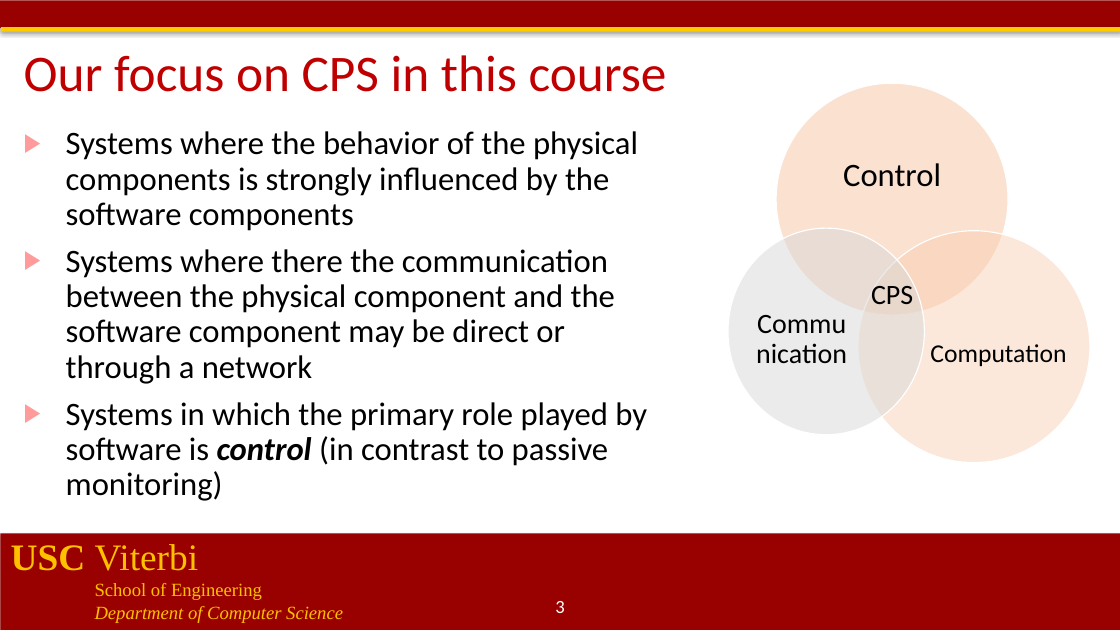
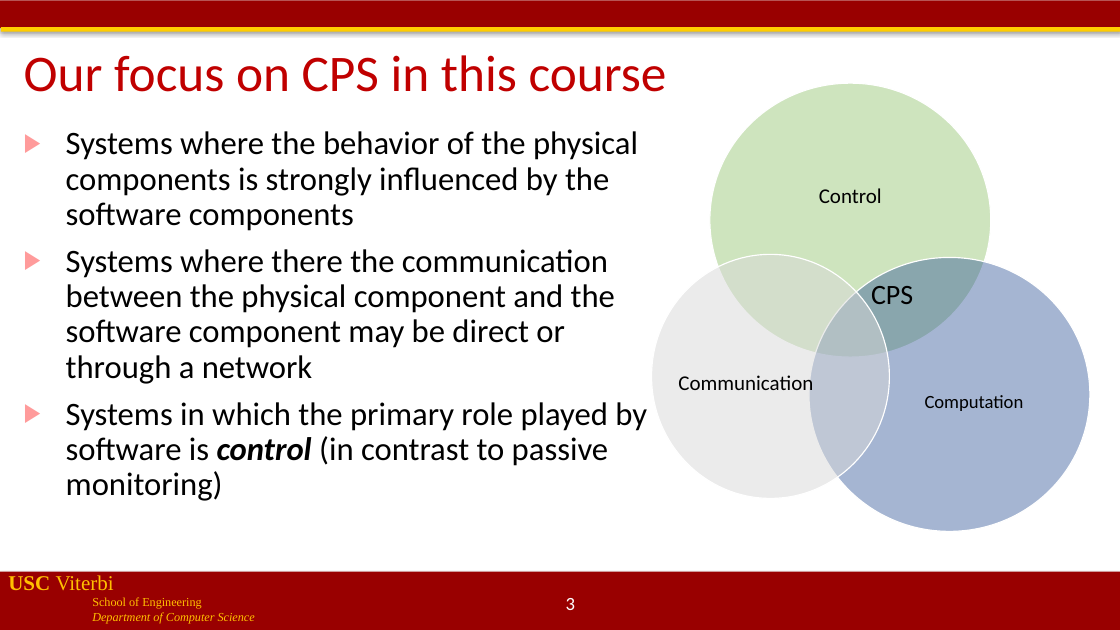
Before and after one commit to jdeshmukh/jdeshmukh.github.io, a slide deck: slide 3 of teaching/cs513-autocps-fall-2020/course-intro.pptx. Drawn at 1120x630 pixels with LibreOffice and Linux fonts; fonts in the diff are those of the drawing; background and template pictures are left out. Boxes give left, top, right and bottom in pixels: in the first picture for what was removed or moved away, otherwise in the second. Text is boxed around its words. In the diff, an @@ line names an element or a change of style, - is before the commit and + after.

```diff
--- a/teaching/cs513-autocps-fall-2020/course-intro.pptx
+++ b/teaching/cs513-autocps-fall-2020/course-intro.pptx
@@ freeform shape "Control": place and size @@
-freeform shape "Control" at (776,83,1008,315)
+freeform shape "Control" at (710,83,991,357)
@@ freeform shape "Control" at (710,83,991,357): size 28 to 18 pt; less space between paragraphs; fill #F8CBAD at 57% opacity to #A9D18E at 57% opacity @@
@@ freeform shape "Communication": place and size @@
-freeform shape "Communication" at (728,229,925,435)
+freeform shape "Communication" at (652,255,890,499)
@@ freeform shape "Communication" at (652,255,890,499): size 24 to 18 pt; less space between paragraphs @@
@@ freeform shape "Computation": place and size @@
-freeform shape "Computation" at (858,231,1090,463)
+freeform shape "Computation" at (809,257,1090,531)
@@ freeform shape "Computation" at (809,257,1090,531): size 22 to 16 pt; less space between paragraphs; fill #F8CBAD at 43% opacity to #2F5597 at 43% opacity @@
@@ text "USC Viterbi": place and size @@
-text "USC Viterbi" at (11,544,343,623)
+text "USC Viterbi" at (8,575,255,624)
@@ text "USC Viterbi" at (8,575,255,624): size 32 to 18 pt in "USC Viterbi"; size 16 to 10.5 pt in "School of Engineering", "Department of Computer Science" @@
@@ rectangle: place and size @@
-rectangle at (0,534,1120,630)
+rectangle at (0,572,1120,630)
@@ page number: place and size @@
-page number at (555,601,564,613)
+page number at (566,598,575,610)
```
Also in this commit, not shown: 18 other slides changed.
